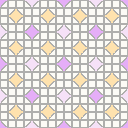
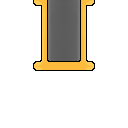
Layers edited between the first and the second w=128, h=128 image:
showed "New Layer#2", painted on it over [33, 0, 95, 71]
removed layer "Background" (was 42%) over [0, 0, 128, 128]
removed layer "New Layer" over [0, 0, 128, 128]
